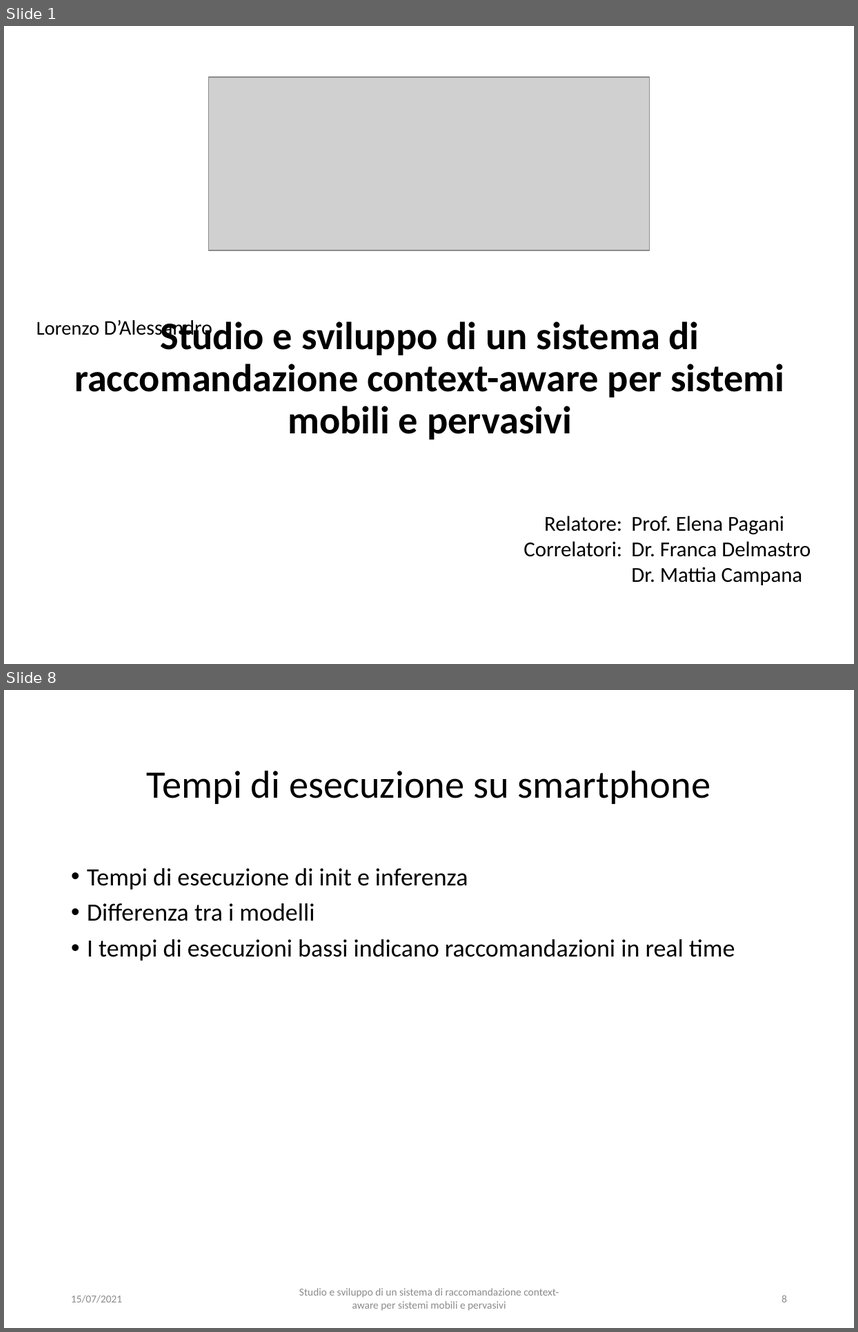
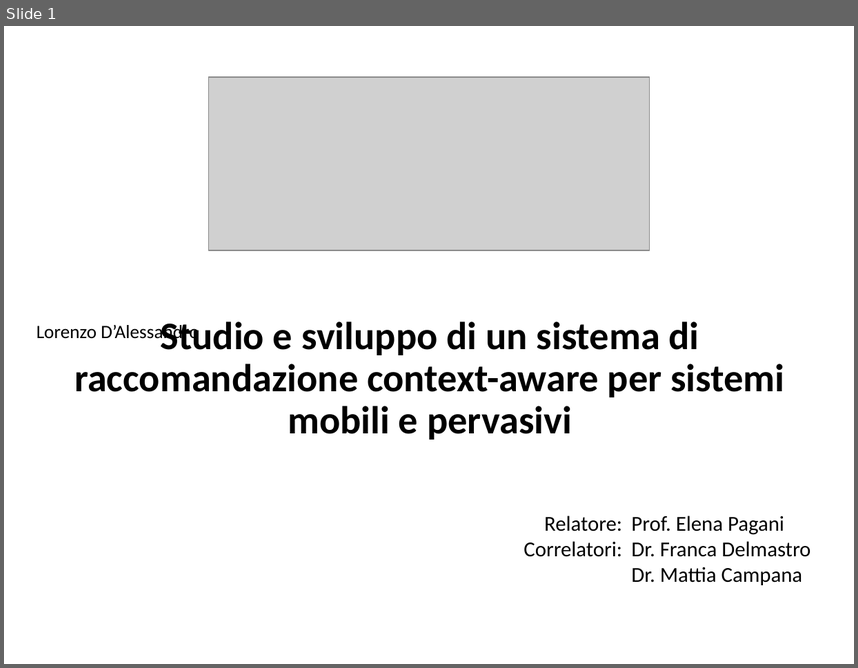
Before and after one commit to CriptHunter/tesi, a slide deck: presentazione/presentazione.pptx. Shown one above the other, each under a label of ours: slides 1 and 8 before the commit, slide 1 after it; the slides between them are not shown. The pictures are 858x1332 and 858x668 pixels, drawn with LibreOffice and Linux fonts; fonts in the diff are those of the drawing; grey boxes stand for pictures. Boxes give left, top, right and bottom in pixels: in the first picture for what was removed or moved away, otherwise in the second. Text is boxed around its words. In the diff, an @@ line names an element or a change of style, - is before the commit and + after.

```diff
--- a/presentazione/presentazione.pptx
+++ b/presentazione/presentazione.pptx
@@ slide 8 removed at (4, 690, 854, 1328), background #FFFFFF @@
@@ title removed at (147, 770, 711, 804) @@
-Tempi di esecuzione su smartphone
@@ text removed at (87, 868, 735, 960) @@
-• Tempi di esecuzione di init e inferenza
-• Differenza tra i modelli
-• I tempi di esecuzioni bassi indicano raccomandazioni in real time
@@ text removed at (299, 1288, 559, 1310) @@
-Studio e sviluppo di un sistema di raccomandazione context-aware per sistemi mobili e pervasivi
@@ text removed at (71, 1294, 122, 1303) @@
-15/07/2021
@@ page number removed at (782, 1294, 787, 1302) @@
-8
@@ slide 1 changed as well @@
@@ subtitle "Lorenzo D’Alessandro" at (36, 323, 199, 343): size 16.6 to 16 pt in "Lorenzo"; size 17.6 to 16 pt in "D’Alessandro"; line spacing 0.7 to 0.9; more space between paragraphs @@
```
Also in this commit, not shown: 6 other slides changed, 5 slides added, 3 other slides removed, 8 other files.
